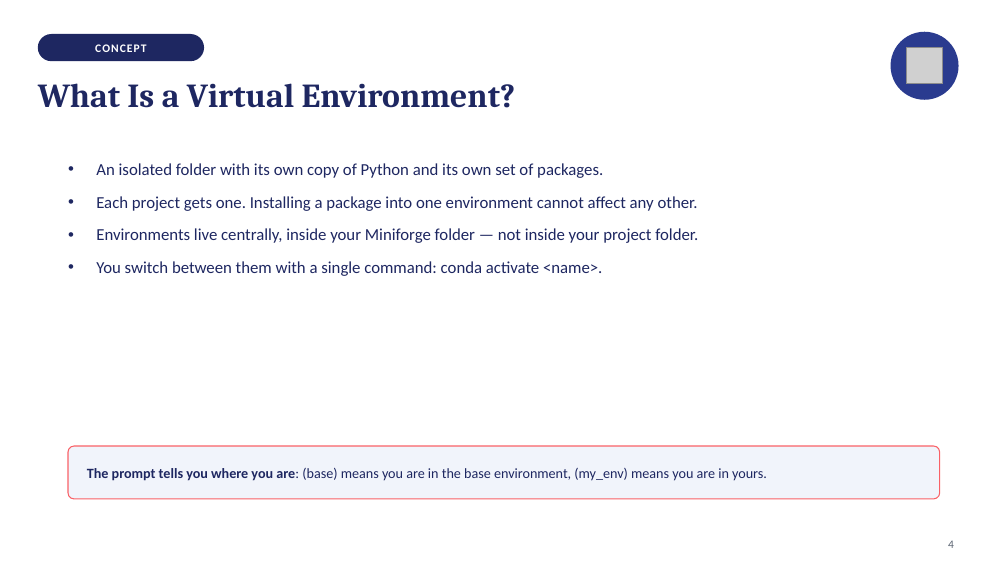
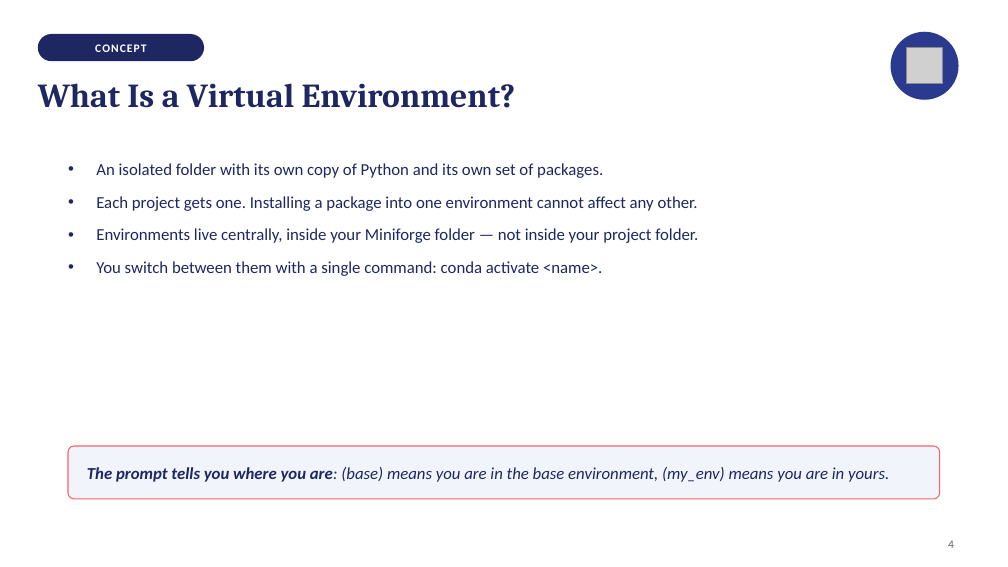
Before and after one commit to isabelhovdahl/TECH2, a slide deck: slide 4 of workshops/week06/conda_slides.pptx. Drawn at 1008x567 pixels with LibreOffice and Linux fonts; fonts in the diff are those of the drawing; grey boxes stand for pictures. Boxes give left, top, right and bottom in pixels: in the first picture for what was removed or moved away, otherwise in the second. Text is boxed around its words. In the diff, an @@ line names an element or a change of style, - is before the commit and + after.

```diff
--- a/workshops/week06/conda_slides.pptx
+++ b/workshops/week06/conda_slides.pptx
@@ text "The prompt tells you where ..." at (87,467,889,482): size 13.5 to 16 pt, italic on @@
```
Also in this commit, not shown: 13 other slides changed, 4 other files.
